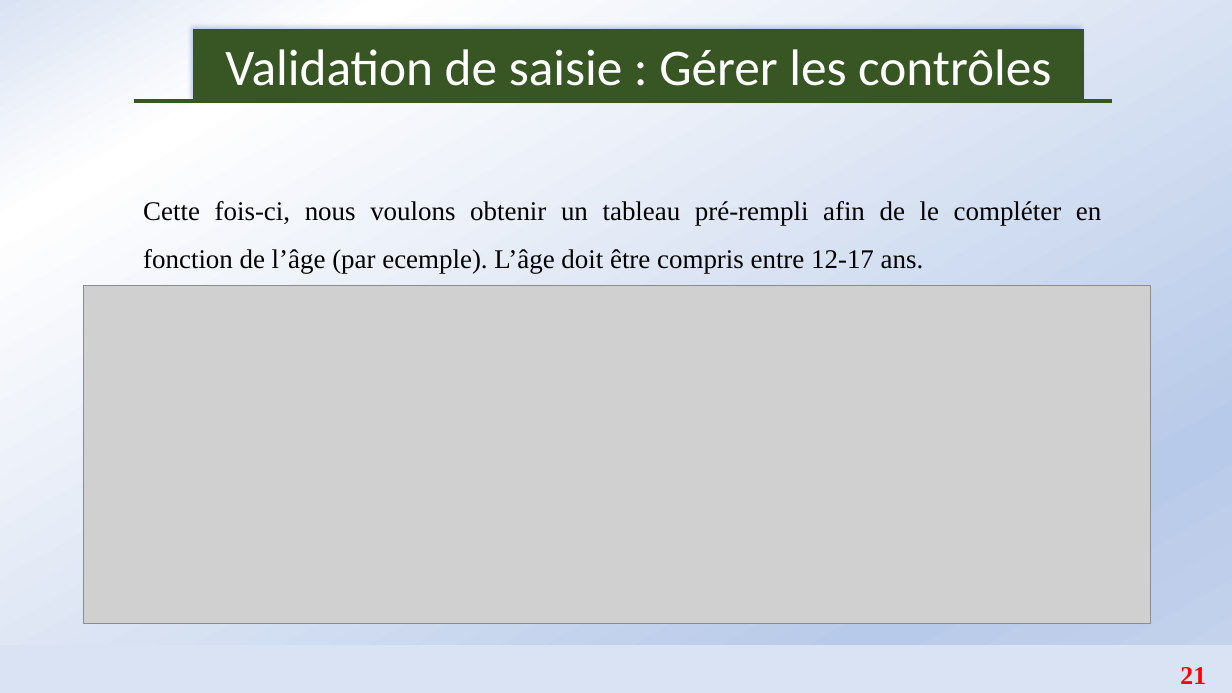
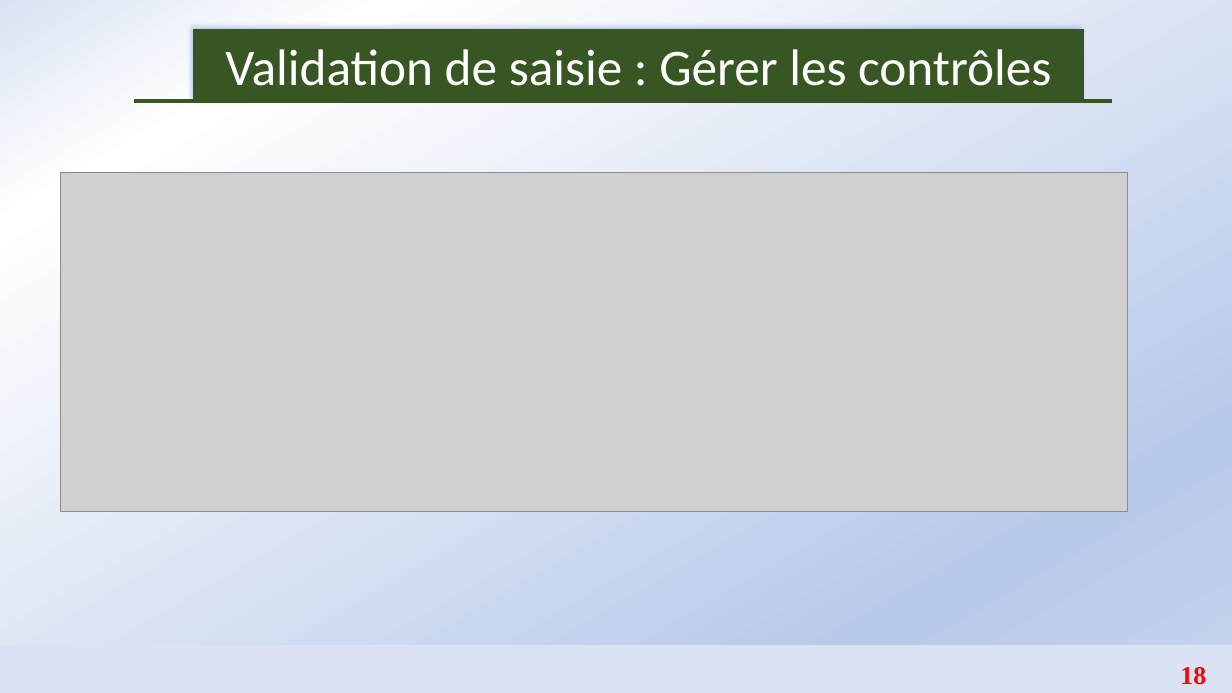
Before and after one commit to Abson-dev/Formation-Excel-IFDC, a slide deck: slide 18 of Cours/IFDC_1.pptx (slide 21 before the commit). Drawn at 1232x693 pixels with LibreOffice and Linux fonts; fonts in the diff are those of the drawing; grey boxes stand for pictures. Boxes give left, top, right and bottom in pixels: in the first picture for what was removed or moved away, otherwise in the second. Text is boxed around its words. In the diff, an @@ line names an element or a change of style, - is before the commit and + after.

```diff
--- a/Cours/IFDC_1.pptx
+++ b/Cours/IFDC_1.pptx
@@ picture: place and size @@
-picture at (83, 286, 1151, 624)
+picture at (60, 173, 1128, 511)
@@ text removed at (143, 201, 1101, 274) @@
-Cette fois-ci, nous voulons obtenir un tableau pré-rempli afin de le compléter en fonction de l’âge (par ecemple). L’âge doit être compris entre 12-17 ans.
@@ page number at (1180, 667, 1206, 685): text changed @@
-21
+18
```
Also in this commit, not shown: 1 other slide changed, 3 slides removed, 8 other files.
